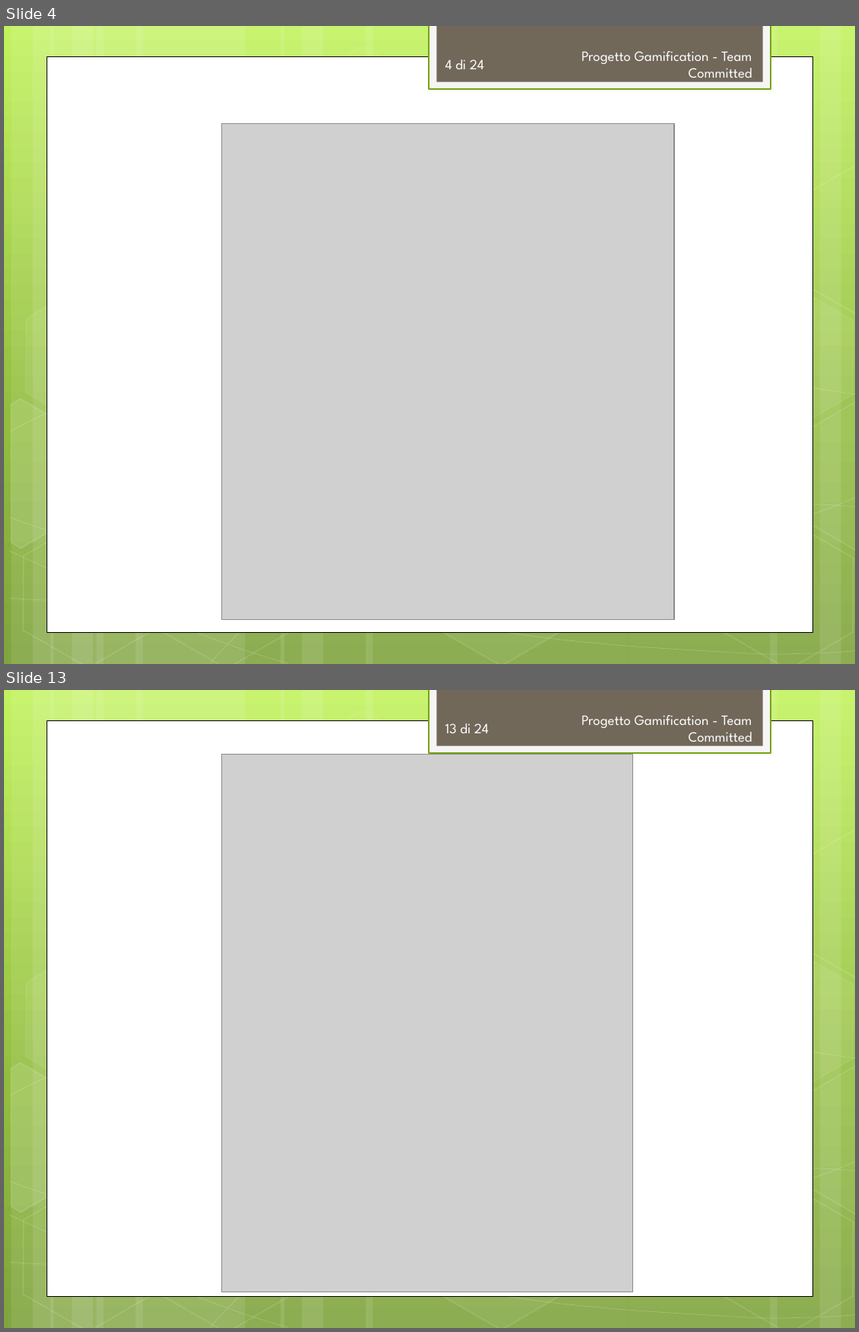
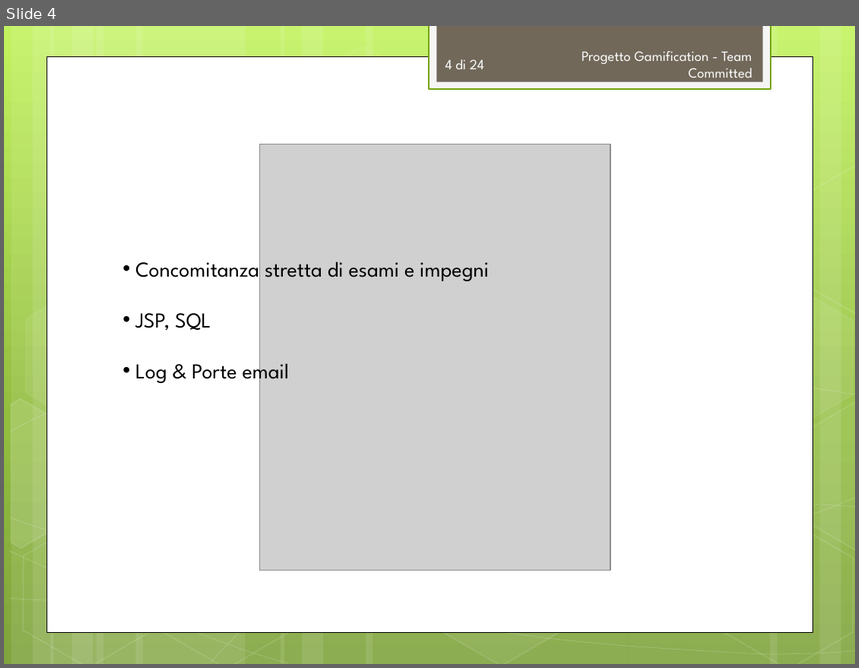
Before and after one commit to TeamCommitted/Team-Committed---Documenti, a slide deck: RQ/Esterni/presentazione/RP-Presentazione.pptx. Shown one above the other, each under a label of ours: slides 4 and 13 before the commit, slide 4 after it; the slides between them are not shown. The pictures are 859x1332 and 859x668 pixels, drawn with LibreOffice and Linux fonts; fonts in the diff are those of the drawing; grey boxes stand for pictures. Boxes give left, top, right and bottom in pixels: in the first picture for what was removed or moved away, otherwise in the second. Text is boxed around its words. In the diff, an @@ line names an element or a change of style, - is before the commit and + after.

```diff
--- a/RQ/Esterni/presentazione/RP-Presentazione.pptx
+++ b/RQ/Esterni/presentazione/RP-Presentazione.pptx
@@ slide 13 removed at (x1=4, y1=690, x2=855, y2=1328), background gradient #C3F35F to #93BF3F to #81A53E; not listed: 31 template elements that a slide beside it also shows @@
@@ page number removed at (x1=446, y1=723, x2=489, y2=733) @@
-13 di 24
@@ text removed at (x1=582, y1=715, x2=753, y2=747) @@
-Progetto Gamification - Team Committed
@@ picture removed at (x1=222, y1=755, x2=633, y2=1293) @@
@@ slide 4 changed as well @@
@@ picture resized from (x1=222, y1=124, x2=675, y2=620) to (x1=260, y1=145, x2=611, y2=571) @@
@@ text added at (x1=135, y1=262, x2=489, y2=385), 18 pt, text #000000 @@
+• Concomitanza stretta di esami e impegni
+• JSP, SQL
+• Log & Porte email
```
Also in this commit, not shown: 3 other slides changed, 19 other slides removed, 4 other files.
